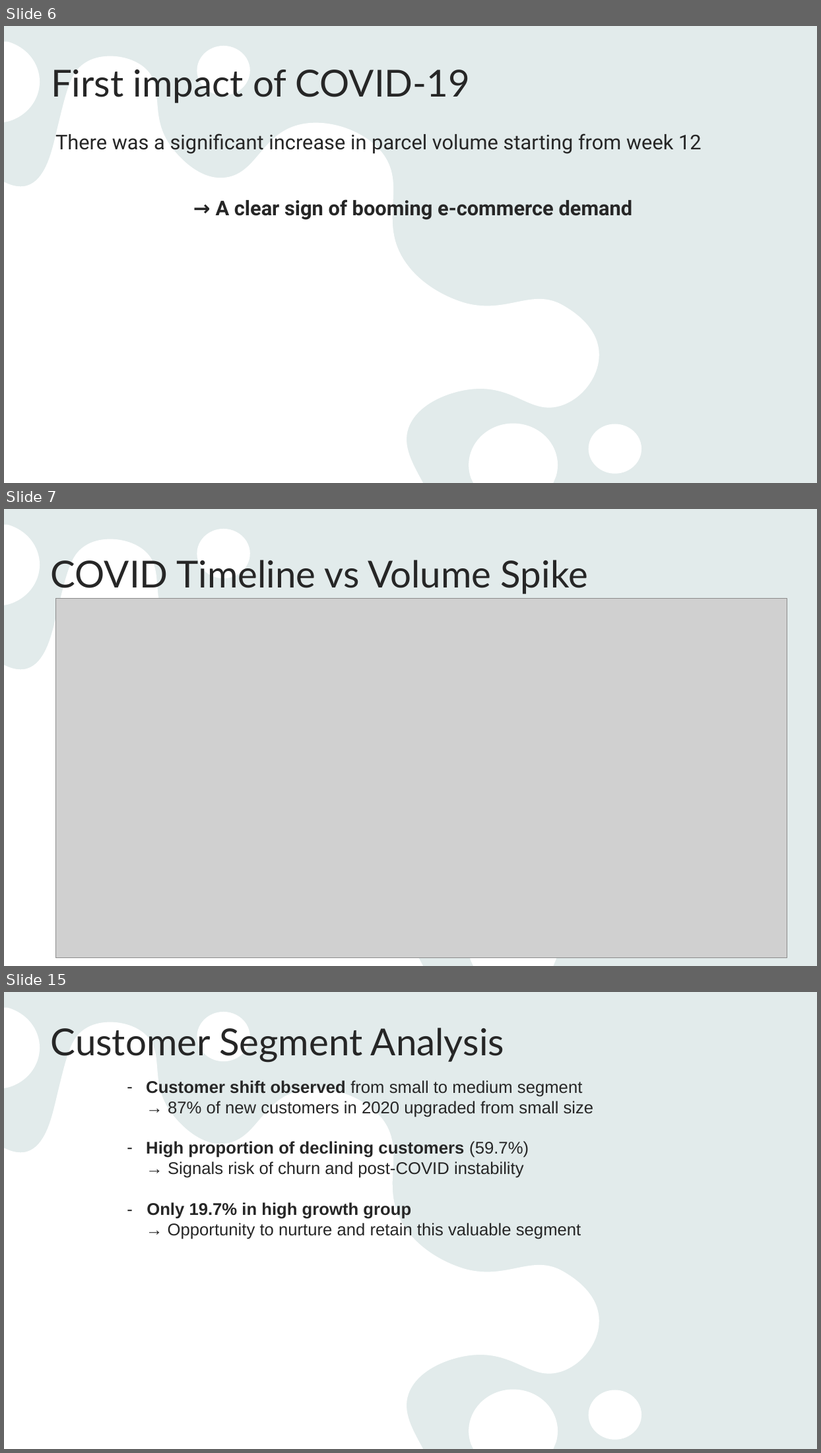
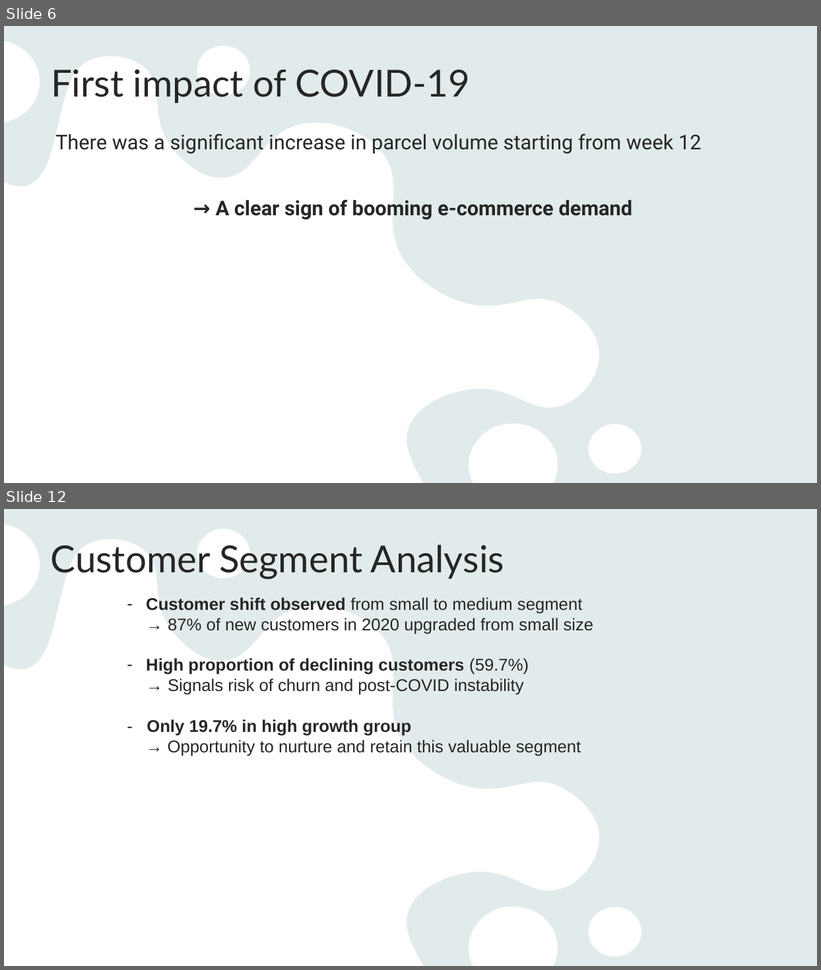
Before and after one commit to anhquanbui/finalprojectg7, a slide deck: Project.pptx. Shown one above the other, each under a label of ours: slides 6, 7 and 15 before the commit, slides 6 and 12 after it; the slides between them are not shown. The pictures are 821x1453 and 821x970 pixels, drawn with LibreOffice and Linux fonts; fonts in the diff are those of the drawing; grey boxes stand for pictures. Boxes give left, top, right and bottom in pixels: in the first picture for what was removed or moved away, otherwise in the second. Text is boxed around its words. In the diff, an @@ line names an element or a change of style, - is before the commit and + after.

```diff
--- a/Project.pptx
+++ b/Project.pptx
@@ slide 7 removed at [4, 509, 817, 966], background #E9F3F3; not listed: 2 template elements that a slide beside it also shows @@
@@ title removed at [51, 560, 588, 594] @@
-COVID Timeline vs Volume Spike
@@ picture removed at [56, 598, 788, 958] @@
@@ what was slide 15 is now slide 12 @@
```
Also in this commit, not shown: 7 slides changed, 1 slide added, 3 other slides removed, 3 other files.
